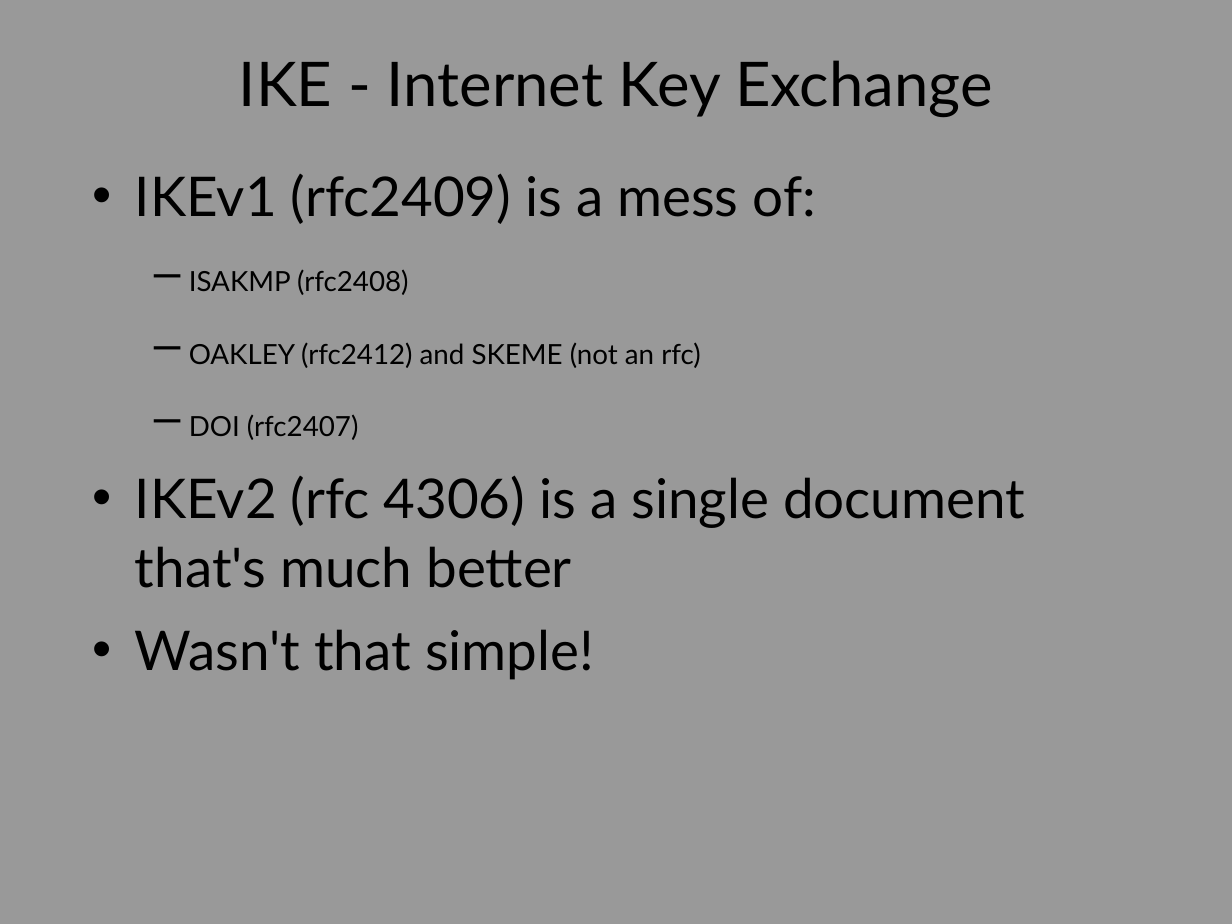
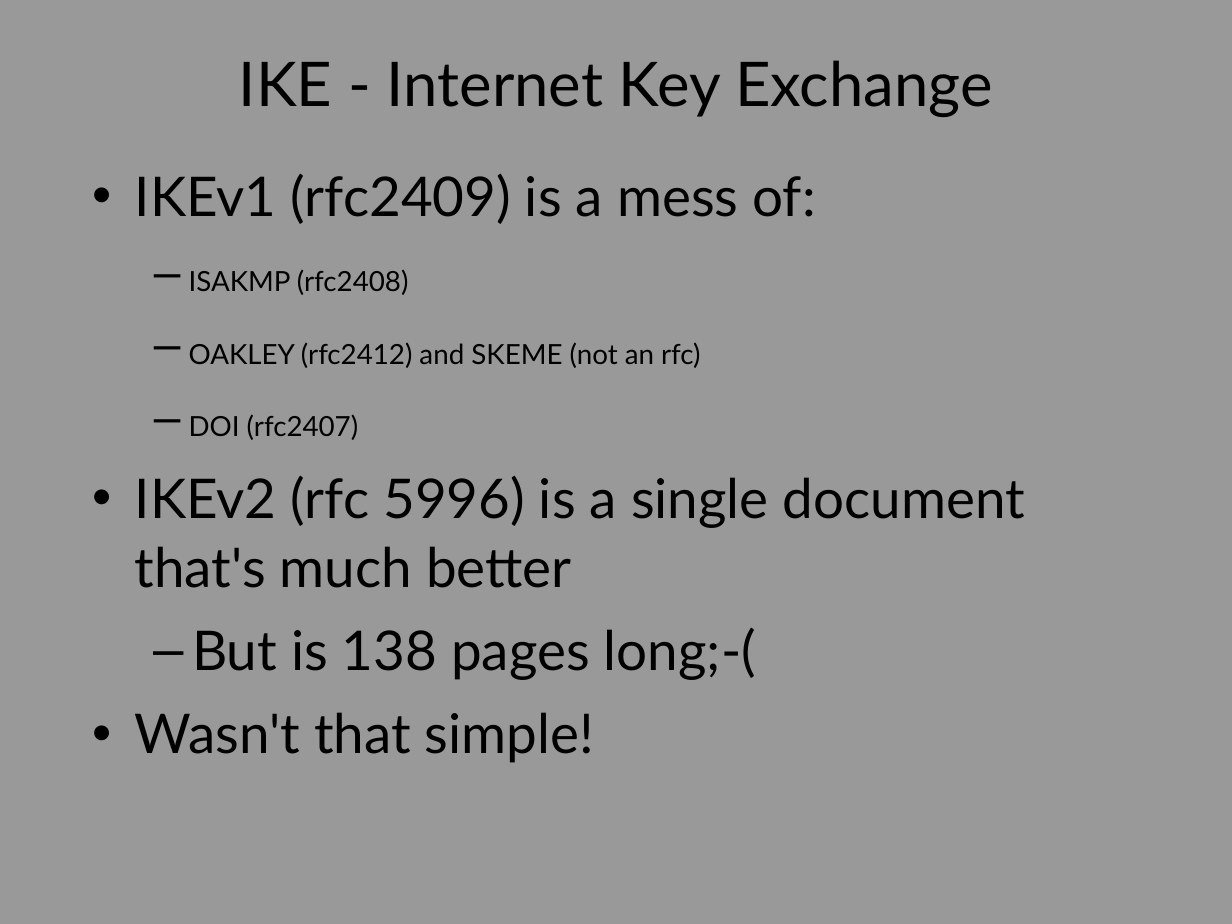
Before and after one commit to sftcd/cs7053, a slide deck: slide 64 of lectures/04-protocols/04-protocols.ppt. Drawn at 1232x924 pixels with LibreOffice and Linux fonts; fonts in the diff are those of the drawing. Boxes give left, top, right and bottom in pixels: in the first picture for what was removed or moved away, otherwise in the second. Text is boxed around its words. In the diff, an @@ line names an element or a change of style, - is before the commit and + after.

```diff
--- a/lectures/04-protocols/04-protocols.ppt
+++ b/lectures/04-protocols/04-protocols.ppt
@@ text at bbox=[135, 476, 1025, 680]: text changed @@
-• IKEv2 (rfc 4306) is a single document that's much better
+• IKEv2 (rfc 5996) is a single document that's much better
+  – But is 138 pages long;-(
```
Also in this commit, not shown: 8 other slides changed.
